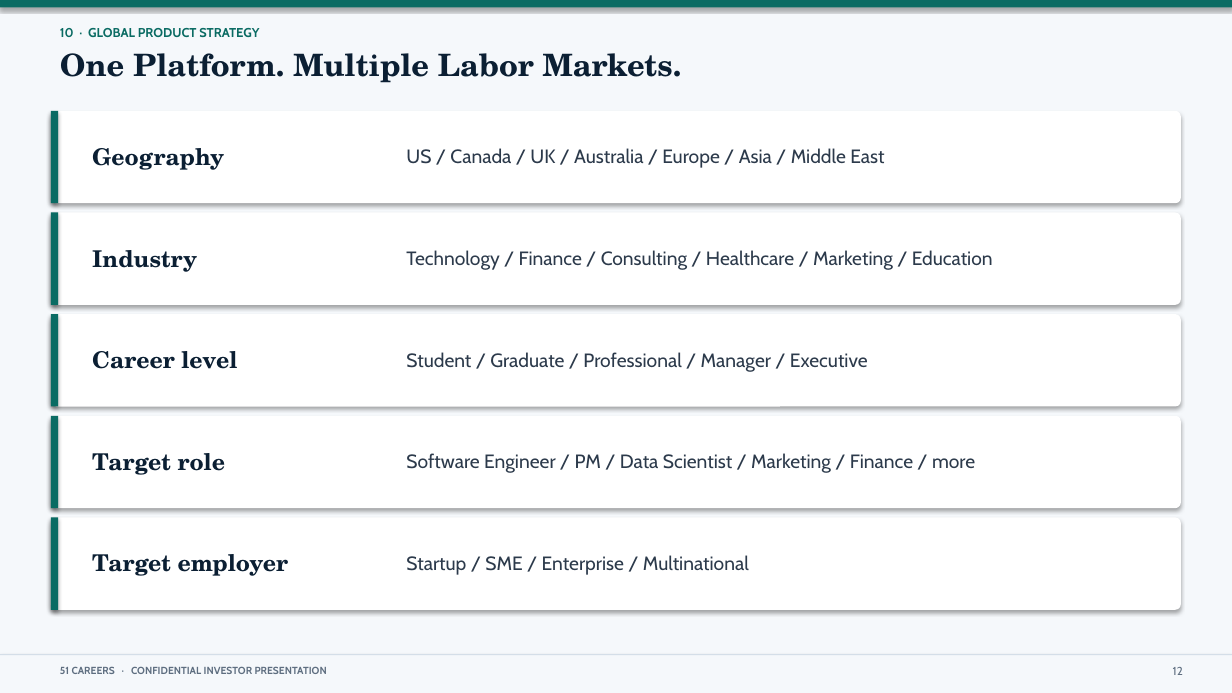
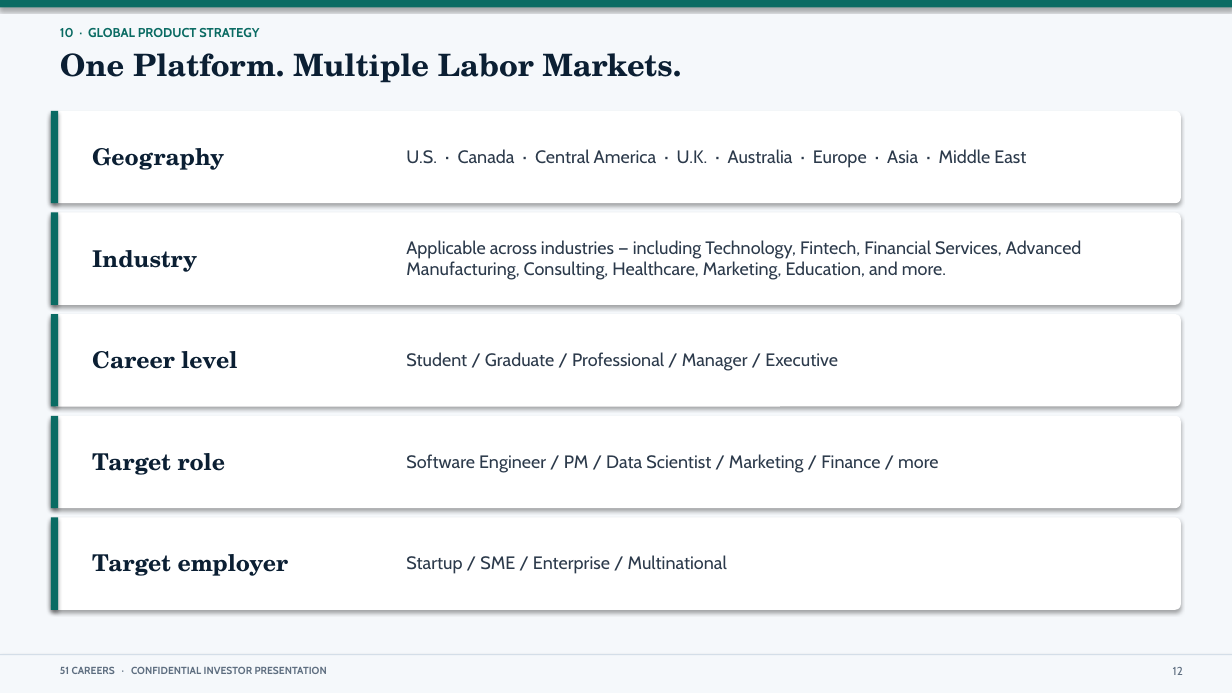
Before and after one commit to anthonyleedu/anthonyleedu, a slide deck: slide 12 of 51Careers_Addition.pptx. Drawn at 1232x693 pixels with LibreOffice and Linux fonts; fonts in the diff are those of the drawing. Boxes give left, top, right and bottom in pixels: in the first picture for what was removed or moved away, otherwise in the second. Text is boxed around its words. In the diff, an @@ line names an element or a change of style, - is before the commit and + after.

```diff
--- a/51Careers_Addition.pptx
+++ b/51Careers_Addition.pptx
@@ text at [406, 149, 1026, 168]: text changed; size 15 to 14 pt @@
-US / Canada / UK / Australia / Europe / Asia / Middle East
+U.S. · Canada · Central America · U.K. · Australia · Europe · Asia · Middle East
@@ text at [406, 240, 1082, 280]: text changed; size 15 to 14 pt @@
-Technology / Finance / Consulting / Healthcare / Marketing / Education
+Applicable across industries — including Technology, Fintech, Financial Services, Advanced Manufacturing, Consulting, Healthcare, Marketing, Education, and more.
@@ size 15 to 14 pt in 3 elements at [406, 352, 838, 371], [406, 454, 938, 473], [406, 555, 727, 574] @@
```
Also in this commit, not shown: 8 other slides changed, 1 slide added, 2 slides removed, 1 other file.
